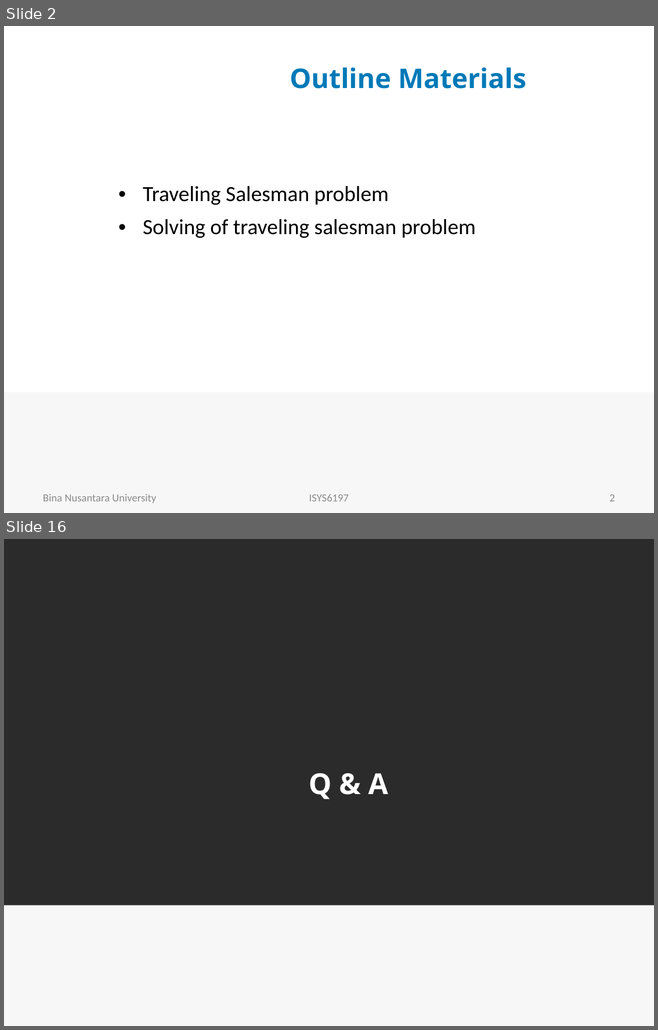
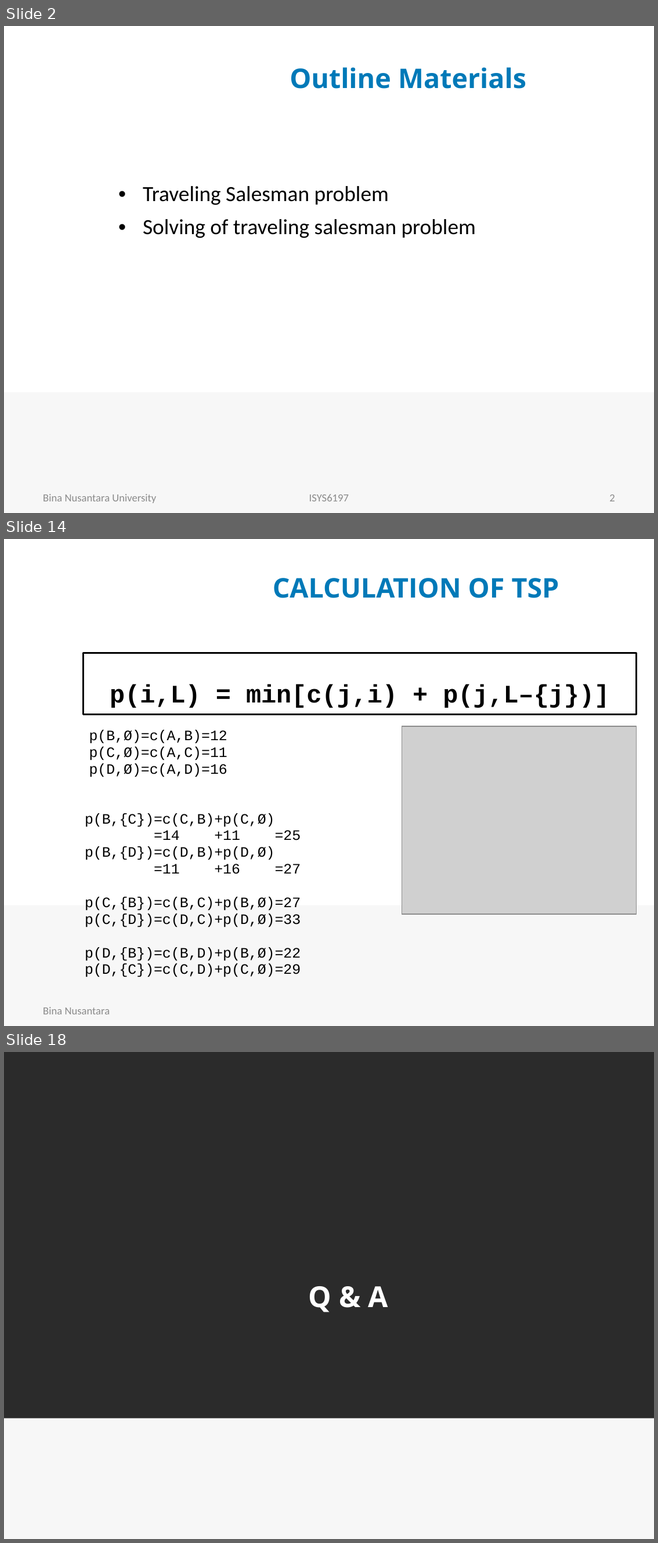
Before and after one commit to rhiosutoyo/Teaching-Algorithm-Design-and-Analysis, a slide deck: Travelling Salesman Problem/COMP6049 Pert 15-16 rhio-edit.pptx. Shown one above the other, each under a label of ours: slides 2 and 16 before the commit, slides 2, 14 and 18 after it; the slides between them are not shown. The pictures are 658x1030 and 658x1543 pixels, drawn with LibreOffice and Linux fonts; fonts in the diff are those of the drawing; grey boxes stand for pictures; background and template pictures are left out; a plain dark background stands for a picture behind light text. Boxes give left, top, right and bottom in pixels: in the first picture for what was removed or moved away, otherwise in the second. Text is boxed around its words. In the diff, an @@ line names an element or a change of style, - is before the commit and + after.

```diff
--- a/Travelling Salesman Problem/COMP6049 Pert 15-16 rhio-edit.pptx
+++ b/Travelling Salesman Problem/COMP6049 Pert 15-16 rhio-edit.pptx
@@ slide 14 added at <box>4,539,654,1026</box>, background picture (left out); not listed: 1 template element that a slide beside it also shows @@
@@ title added at <box>273,578,559,598</box>, 30 pt, text #0079B8, bold @@
+CALCULATION OF TSP
@@ rectangle added at <box>83,653,636,714</box>, fill #FFFFFF, outline #000000 2 pt, 28 pt, text #000000, bold @@
+p(i,L) = min[c(j,i) + p(j,L–{j})]
@@ text added at <box>89,730,227,777</box>, 16 pt, text #000000 @@
+p(B,Ø)=c(A,B)=12
+p(C,Ø)=c(A,C)=11
+p(D,Ø)=c(A,D)=16
@@ picture added at <box>401,726,636,914</box> @@
@@ text added at <box>85,813,301,977</box>, 16 pt, text #000000 @@
+p(B,{C})=c(C,B)+p(C,Ø)
+=14 +11 =25
+p(B,{D})=c(D,B)+p(D,Ø)
+=11 +16 =27
+p(C,{B})=c(B,C)+p(B,Ø)=27
+p(C,{D})=c(D,C)+p(D,Ø)=33
+p(D,{B})=c(B,D)+p(B,Ø)=22
+p(D,{C})=c(C,D)+p(C,Ø)=29
@@ text added at <box>43,1007,110,1015</box>, 12 pt, text #8C8C8C @@
+Bina Nusantara
@@ what was slide 16 is now slide 18 @@
```
Also in this commit, not shown: 10 slides changed, 7 other slides added, 3 slides removed.
